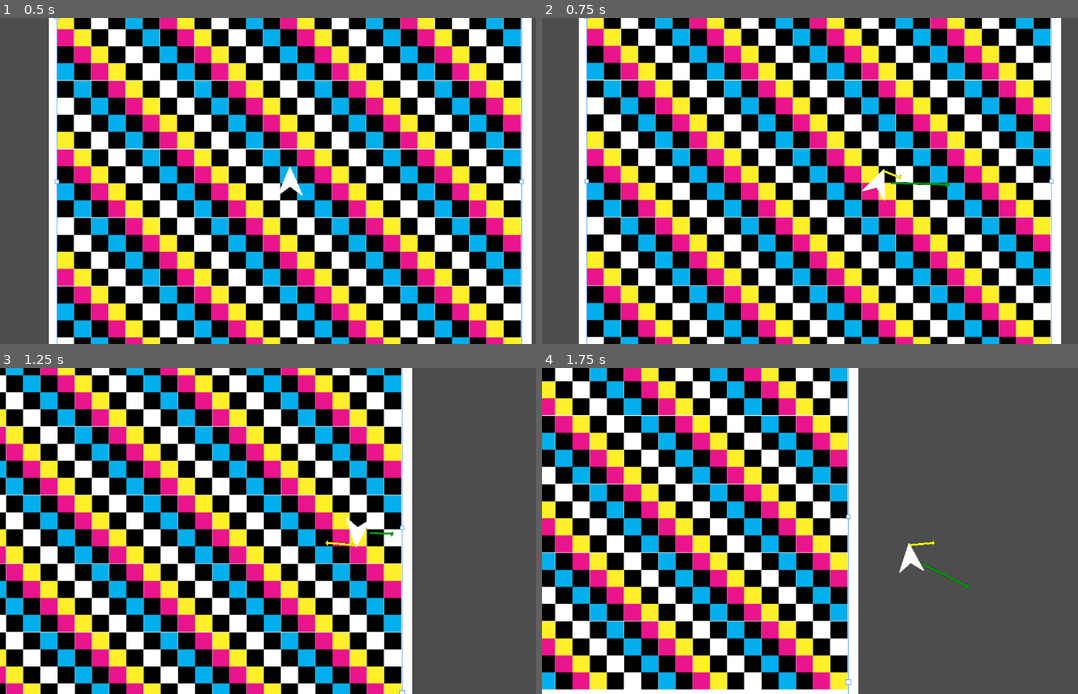
Above: before the commit, frames 1-4 (two rows, left to right).
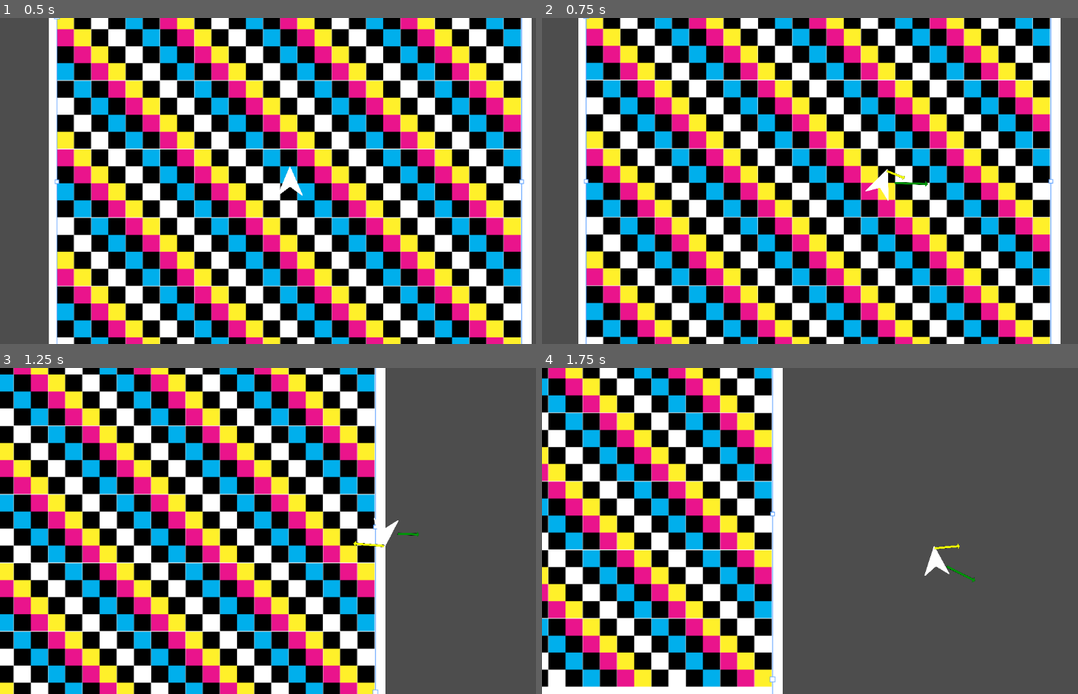
Above: after the commit, the same moments.

Repository: ParadoxArcher/Angle_Advantage
Game: Godot game, scene res://Scenes/GameScene.tscn
The game is run twice, just before and just after one commit, with the same random seed, the same clock (stepped at 60 frames per second) and the same inputs.
Inputs:
- Up to frame 1 (0.5 s): no input
- Up to frame 2 (0.75 s): tap Enter at 0.5 s; hold D (RotateRight) from 0.53 s (still down); tap Space (Dodge) at 0.6 s
- Up to frame 3 (1.25 s): keep holding D (RotateRight)
- Up to frame 4 (1.75 s): release D (RotateRight) at 1.28 s; hold S (Back) from 1.28 s (still down); tap W (Boost) at 1.35 s; tap Space (Dodge) at 1.55 s

Frame 1 is identical in both runs. In frame 2, 9.2% of the frame differs, in the area x 6-97%, y 0-100%; in frame 3, 68%, in the area x 0-79%, y 0-100%; in frame 4, 52%.

Commit message:
vault backup: 2025-01-14 20:17:36

Diff:
--- a/zProject Files/Godot/Scripts/PlayerScript.gd
+++ b/zProject Files/Godot/Scripts/PlayerScript.gd
@@ -9,8 +9,8 @@
 @export var CounterScaler = [.5, .35] # {0: CounterAccel, 1: CounterSteer}
 
 ## Boost Variables
-@export var MaxSpeed = [1000, 1000] # {0: Fluctuating, 1: BaseMaxSpeed} ## Beware DodgeMaxSpeed
-@export var SpeedAccel = .025
+@export var MaxSpeed = [2000, 2000] # {0: Fluctuating, 1: BaseMaxSpeed} ## Beware DodgeMaxSpeed
+@export var SpeedAccel = .01
 @export var SpeedDecel = [.005, .005] # {0: Fluctuating,  1: Decel} ## Beware BrakeDecelMult
 @export var BoostDecay = [0, .015, .8] # {0: Fluctuating,  1:DecayRate, 2:BoostRelease}
 var BoostDir = Vector2(0, 0)
@@ -24,7 +24,7 @@
 var RotaRate = 0
 
 ##Dodge Variables
-@export var DodgeMaxSpeed = [2, .15] # {0: MaxSpeedMultiplier, 1: MaxSpeedDecel}
+@export var DodgeMaxSpeed = [1, .15] # {0: MaxSpeedMultiplier, 1: MaxSpeedDecel}
 @export var DodgeRotaAccel = [5, .1] # {0: RotaAccelMult, 1: RotaAccelDecel}
 #endregion
 
Not shown, changed: .obsidian/workspace.json
